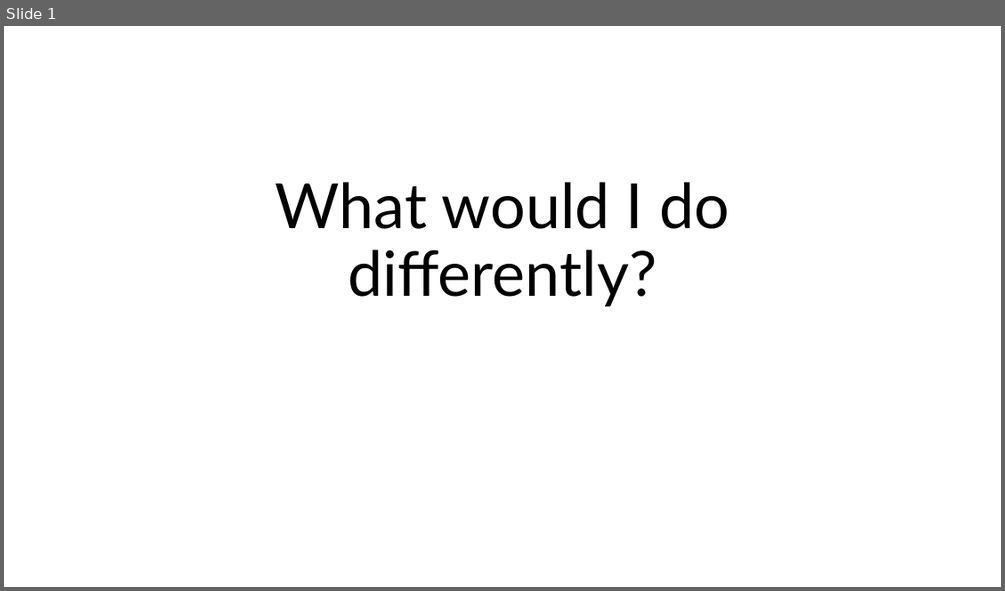
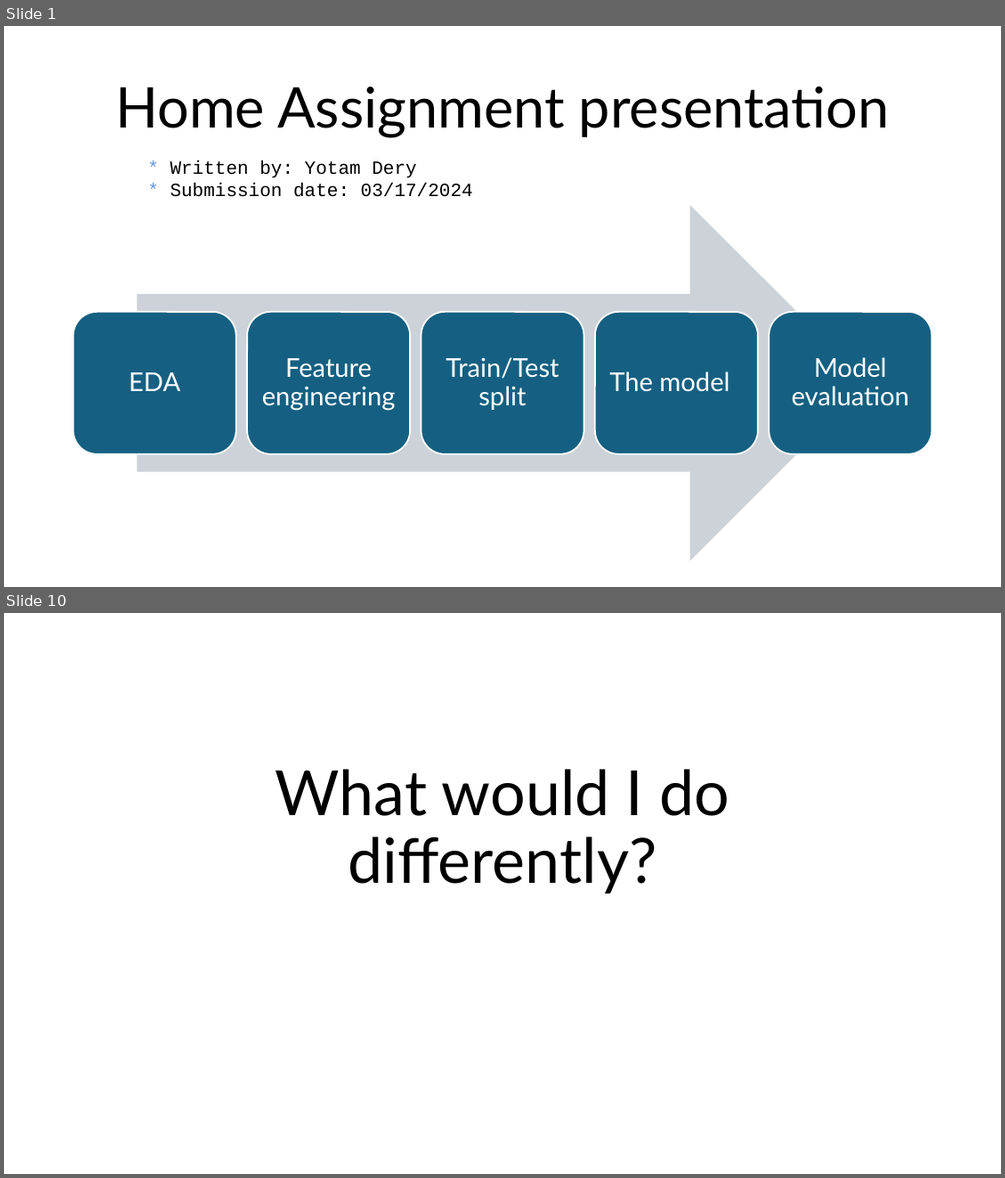
Before and after one commit to yotamdery/Predicting_Churn, a slide deck: Vi - Presentation.pptx. Shown one above the other, each under a label of ours: slide 1 before the commit, slides 1 and 10 after it; the slides between them are not shown. The pictures are 1005x591 and 1005x1178 pixels, drawn with LibreOffice and Linux fonts; fonts in the diff are those of the drawing. Boxes give left, top, right and bottom in pixels: in the first picture for what was removed or moved away, otherwise in the second. Text is boxed around its words. In the diff, an @@ line names an element or a change of style, - is before the commit and + after.

```diff
--- a/Vi - Presentation.pptx
+++ b/Vi - Presentation.pptx
@@ slide 1 added at (x1=4, y1=26, x2=1001, y2=587), background #FFFFFF @@
@@ title added at (x1=115, y1=87, x2=890, y2=138), 54 pt, text #000000 @@
+Home Assignment presentation
@@ text added at (x1=170, y1=160, x2=473, y2=197), 18 pt, text #000000 @@
+* Written by: Yotam Dery
+* Submission date: 03/17/2024
@@ group added at (x1=73, y1=205, x2=932, y2=561): 5 rounded rectangles, 5 texts, 1 right arrow @@
+EDA
+Feature engineering
+Train/Test split
+The model
+Model evaluation
@@ what was slide 1 is now slide 10 @@
```
Also in this commit, not shown: 4 slides changed, 9 other slides added.
